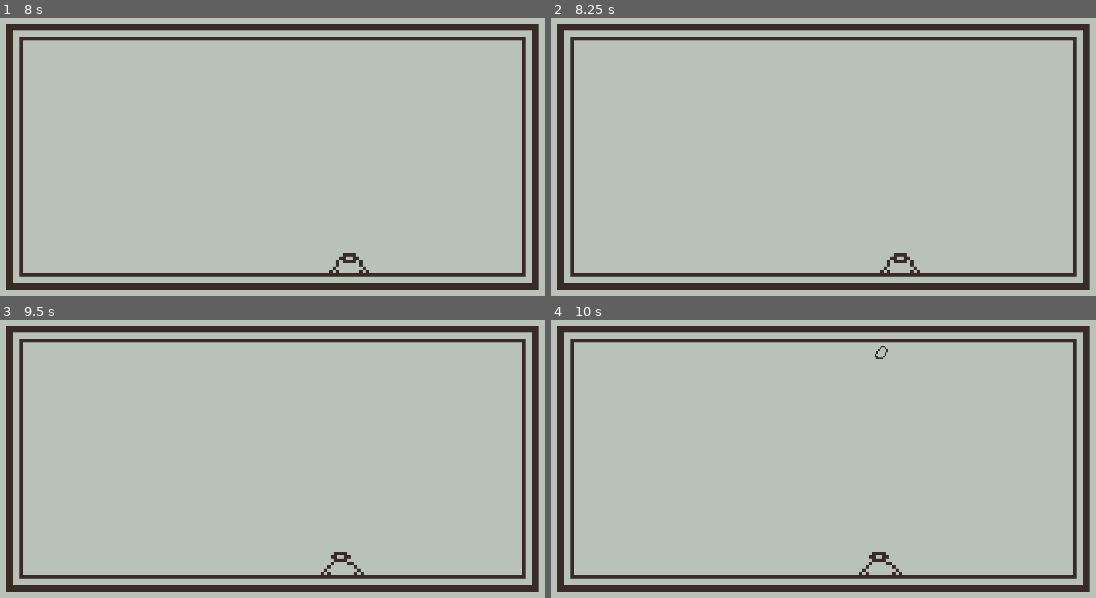
Above: before the commit, frames 1-4 (two rows, left to right).
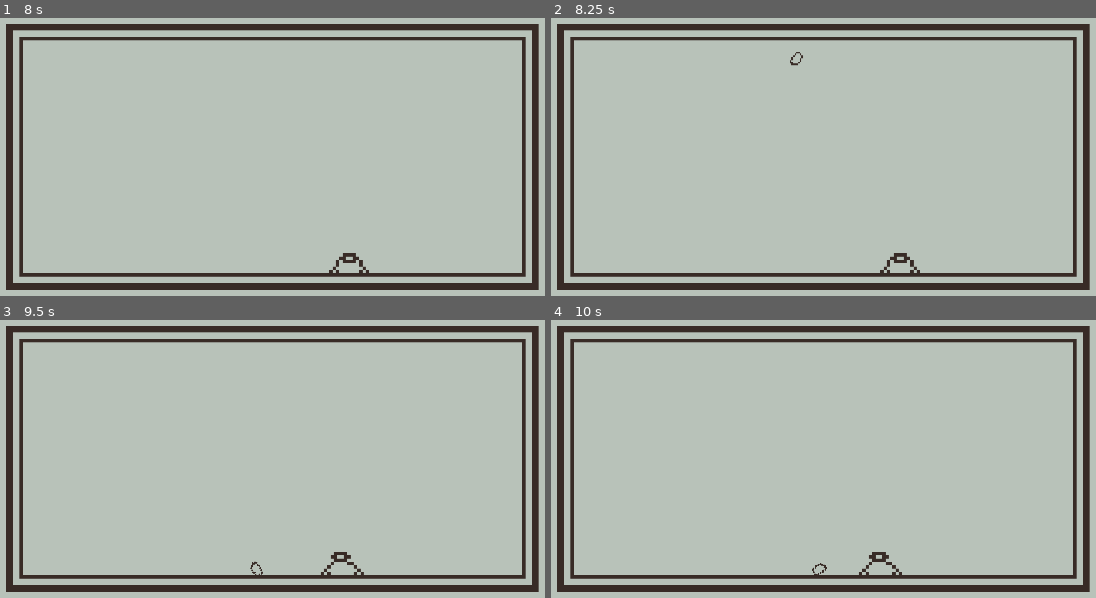
Above: after the commit, the same moments.

Repository: mnstr0/godot-wild-jam-94
Game: Godot game, scene res://scenes/main.tscn
Two runs of this game, one before a commit and one after it. Both use one fixed random seed, a clock stepped at 60 frames per second and the inputs below. The project has no main scene, so this scene is started directly.
Inputs (mouse positions are in pixels of both pictures, inside the frame that each line leads up to):
- Up to frame 1 (8 s): tap Enter at 0.5, 2, 6.5 s; move the mouse to (446, 145) at 0.52 s; press the mouse at (446, 145) at 0.53 s; tap Space at 1.25, 3.5, 7.25 s; move the mouse to (114, 190) at 1.27 s; release the mouse at (114, 190) at 1.28 s; click (114, 190) at 1.35 s; move the mouse to (354, 70) at 2.02 s; press the mouse at (354, 70) at 2.03 s; move the mouse to (234, 257) at 2.77 s; release the mouse at (234, 257) at 2.78 s; click (234, 257) at 2.85 s; move the mouse to (512, 234) at 3.52 s; press the mouse at (512, 234) at 3.53 s; move the mouse to (32, 101) at 4.27 s; release the mouse at (32, 101) at 4.28 s; click (32, 101) at 4.35 s; move the mouse to (310, 168) at 5.02 s; press the mouse at (310, 168) at 5.03 s; move the mouse to (152, 56) at 5.77 s; release the mouse at (152, 56) at 5.78 s; click (152, 56) at 5.85 s; move the mouse to (446, 145) at 6.52 s; press the mouse at (446, 145) at 6.53 s; move the mouse to (114, 190) at 7.27 s; release the mouse at (114, 190) at 7.28 s; click (114, 190) at 7.35 s
- Up to frame 2 (8.25 s): move the mouse to (905, 70) at 8.02 s; press the mouse at (905, 70) at 8.03 s
- Up to frame 3 (9.5 s): move the mouse to (234, 559) at 8.77 s; release the mouse at (234, 559) at 8.78 s; click (234, 559) at 8.85 s
- Up to frame 4 (10 s): move the mouse to (1063, 536) at 9.52 s; press the mouse at (1063, 536) at 9.53 s

Frame 1 is identical in both runs. In frame 2, less than 0.1% of the frame differs, in the area x 43-47%, y 12-18%; in frame 3, less than 0.1%; in frame 4, less than 0.1%, in the area x 47-62%, y 9-92%.

Commit message:
Food disappears when left_clicked.

Diff:
--- a/project.godot
+++ b/project.godot
@@ -20,6 +20,14 @@
 window/size/viewport_width=1920
 window/size/viewport_height=1080
 
+[input]
+
+left_click={
+"deadzone": 0.2,
+"events": [Object(InputEventMouseButton,"resource_local_to_scene":false,"resource_name":"","device":-1,"window_id":0,"alt_pressed":false,"shift_pressed":false,"ctrl_pressed":false,"meta_pressed":false,"button_mask":1,"position":Vector2(108, 23),"global_position":Vector2(122, 96),"factor":1.0,"button_index":1,"canceled":false,"pressed":true,"double_click":false,"script":null)
+]
+}
+
 [physics]
 
 3d/physics_engine="Jolt Physics"
--- /dev/null
+++ b/scenes/collision_shape_2d.gd
@@ -0,0 +1,16 @@
+extends CollisionShape2D
+
+@onready var rigid_body: RigidBody2D = $"../FoodRigidBody"
+
+
+# Called when the node enters the scene tree for the first time.
+func _ready() -> void:
+	pass # Replace with function body.
+
+
+# Called every frame. 'delta' is the elapsed time since the previous frame.
+func _process(delta: float) -> void:
+	pass
+
+func despawn_food() -> void:
+	rigid_body.queue_free()
--- a/scenes/main.tscn
+++ b/scenes/main.tscn
@@ -91,16 +91,35 @@
 [node name="SpawnPoint" type="Marker2D" parent="Entities/CeilingPath/FoodPath" unique_id=937874436]
 
 [node name="FoodSpawnTimer" type="Timer" parent="Entities/CeilingPath/FoodPath/SpawnPoint" unique_id=1700567405]
-wait_time = 10.0
+wait_time = 8.0
 autostart = true
 
-[node name="StaticObjects" type="Node2D" parent="." unique_id=494959228]
+[node name="Boundaries" type="Node2D" parent="." unique_id=494959228]
+metadata/_edit_lock_ = true
 
-[node name="Area2D" type="StaticBody2D" parent="StaticObjects" unique_id=2135229358]
+[node name="FloorCollider" type="StaticBody2D" parent="Boundaries" unique_id=2135229358]
 position = Vector2(320, 427.00003)
 scale = Vector2(1.1158991, 0.9899071)
 
-[node name="CollisionShape2D" type="CollisionShape2D" parent="StaticObjects/Area2D" unique_id=92790973]
+[node name="CollisionShape2D" type="CollisionShape2D" parent="Boundaries/FloorCollider" unique_id=92790973]
+shape = SubResource("WorldBoundaryShape2D_jyhfs")
+
+[node name="WallColliderLeft" type="StaticBody2D" parent="Boundaries" unique_id=1775268547]
+position = Vector2(320, 427.00003)
+scale = Vector2(1.1158991, 0.9899071)
+
+[node name="CollisionShape2D" type="CollisionShape2D" parent="Boundaries/WallColliderLeft" unique_id=552589396]
+position = Vector2(-68.66048, -35.356873)
+rotation = 1.5707964
+shape = SubResource("WorldBoundaryShape2D_jyhfs")
+
+[node name="WallColliderRight" type="StaticBody2D" parent="Boundaries" unique_id=90751724]
+position = Vector2(320, 427.00003)
+scale = Vector2(1.1158991, 0.9899071)
+
+[node name="CollisionShape2D" type="CollisionShape2D" parent="Boundaries/WallColliderRight" unique_id=874005314]
+position = Vector2(68.66046, -35.356884)
+rotation = 4.712389
 shape = SubResource("WorldBoundaryShape2D_jyhfs")
 
 [connection signal="timeout" from="Entities/CeilingPath/FoodPath/SpawnPoint/FoodSpawnTimer" to="Entities/CeilingPath/FoodPath" method="spawn_food"]
--- /dev/null
+++ b/scripts/collision_shape_2d.gd
@@ -0,0 +1,13 @@
+extends CollisionShape2D
+
+@onready var rigid_body: RigidBody2D = $"../FoodRigidBody"
+# Called when the node enters the scene tree for the first time.
+func _ready() -> void:
+	pass # Replace with function body.
+
+
+# Called every frame. 'delta' is the elapsed time since the previous frame.
+func _process(delta: float) -> void:
+
+
+	pass
--- a/scripts/food_rigidbody.gd
+++ b/scripts/food_rigidbody.gd
@@ -1,9 +1,15 @@
 extends RigidBody2D
 
-
+@onready var collider: CollisionShape2D = $CollisionShape2D
+var mouse_pos: Vector2
 # Called when the node enters the scene tree for the first time.
 func _ready() -> void:
-	pass # Replace with function body.
+	pass
+func _process(_delta: float) -> void:
+	if Input.is_action_pressed("left_click"):
+		mouse_pos = get_global_mouse_position()
+		if collider.shape.get_rect().has_point(to_local(mouse_pos)):
+			despawn_food()
 
 
 func despawn_food() -> void:
Not shown, added: scenes/collision_shape_2d.gd.uid
Not shown, added: scripts/collision_shape_2d.gd.uid
